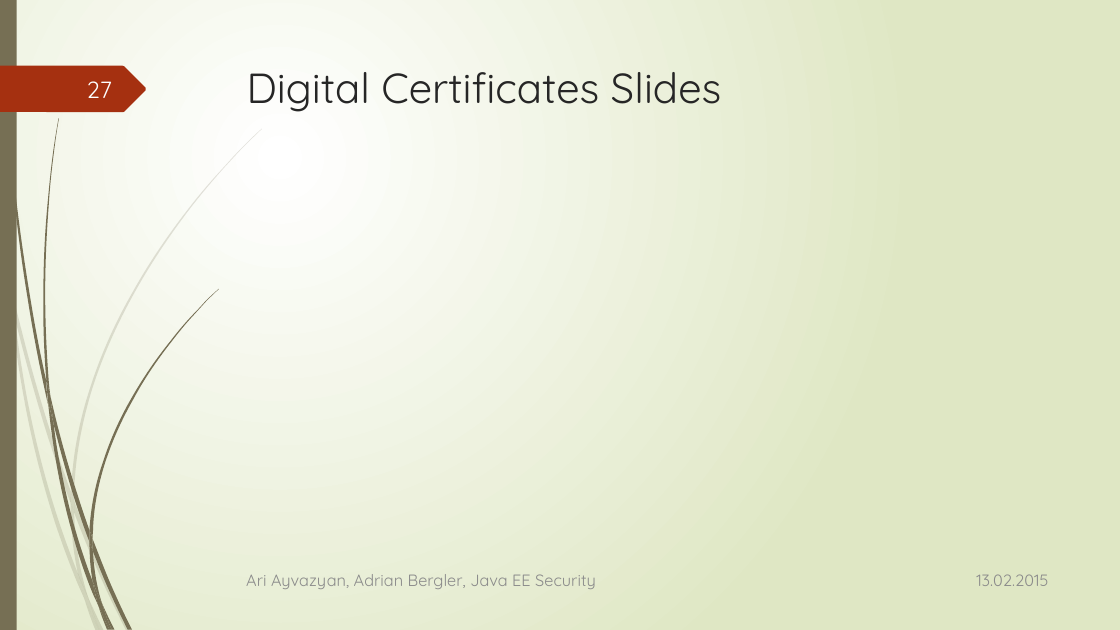
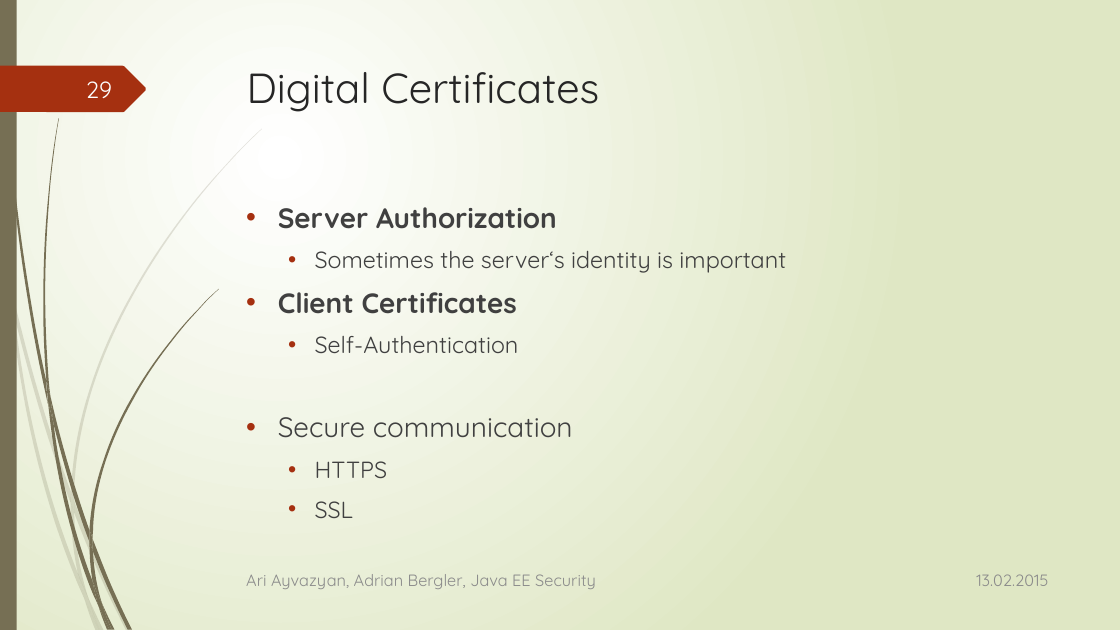
Before and after one commit to aayvazyan-tgm/JavaEESecurityExample, a slide deck: slide 29 of doc/Java EE - Security.pptx (slide 27 before the commit). Drawn at 1120x630 pixels with LibreOffice and Linux fonts; fonts in the diff are those of the drawing. Boxes give left, top, right and bottom in pixels: in the first picture for what was removed or moved away, otherwise in the second. Text is boxed around its words. In the diff, an @@ line names an element or a change of style, - is before the commit and + after.

```diff
--- a/doc/Java EE - Security.pptx
+++ b/doc/Java EE - Security.pptx
@@ page number at box(86, 81, 112, 98): text changed @@
-27
+29
@@ title at box(247, 72, 599, 112): text changed @@
-Digital Certificates Slides
+Digital Certificates
@@ text added at box(278, 207, 786, 518), 20 pt, text #404040 @@
+• Server Authorization
+  • Sometimes the server‘s identity is important
+• Client Certificates
+  • Self-Authentication
+• Secure communication
+  • HTTPS
+  • SSL
```
Also in this commit, not shown: 7 other slides changed, 5 slides added.
